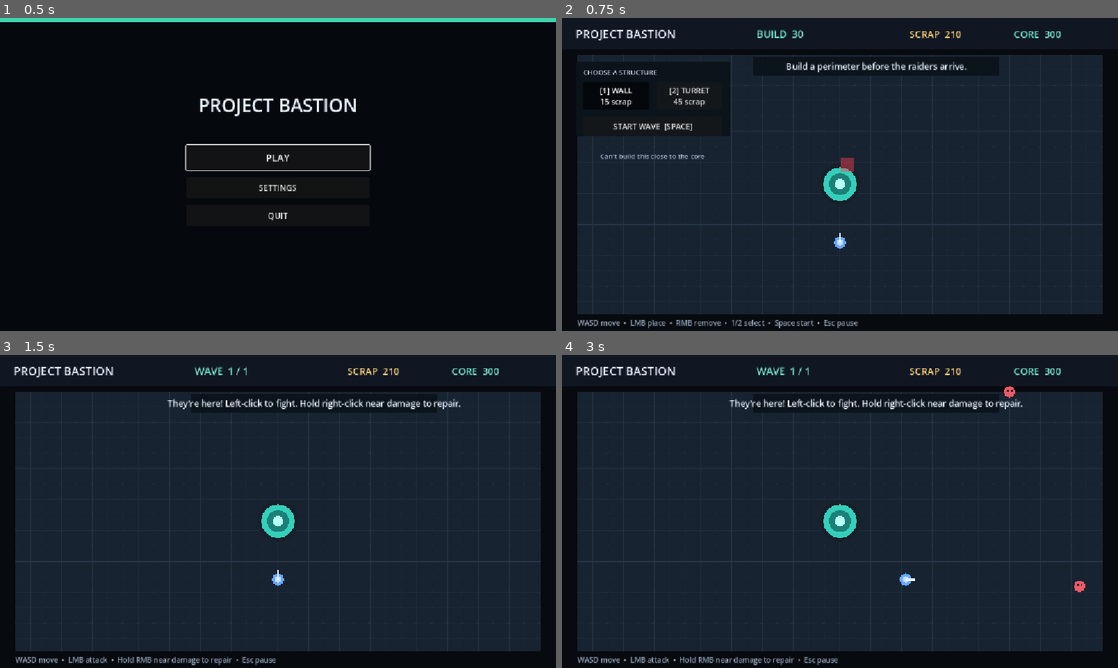
Above: before the commit, frames 1-4 (two rows, left to right).
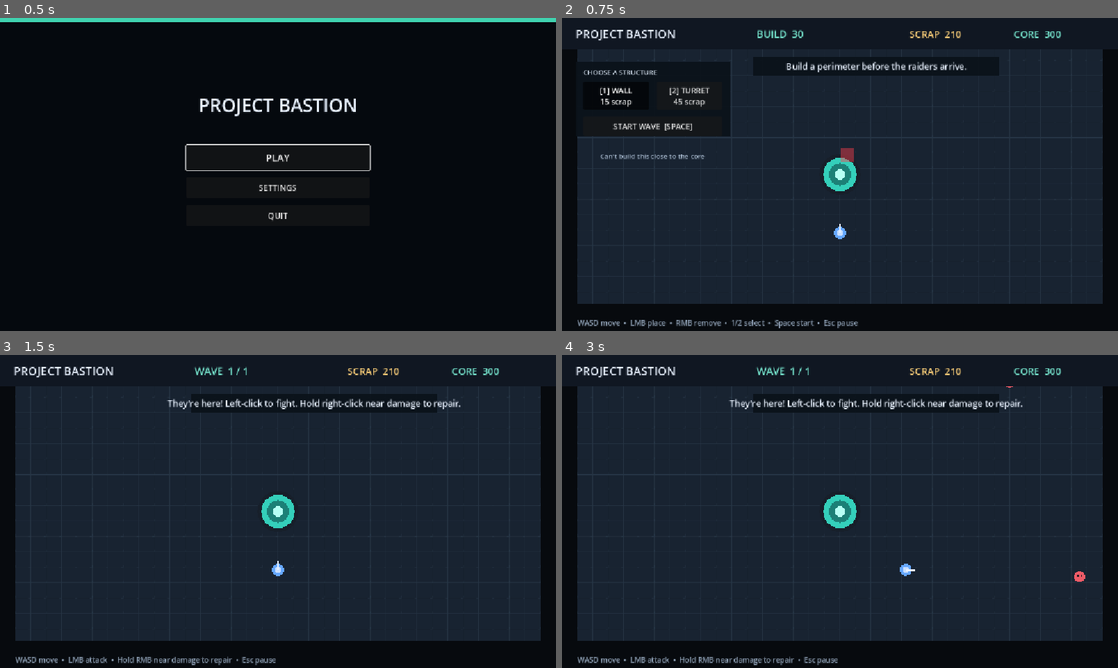
Above: after the commit, the same moments.

Repository: JarredTD/ProjectBastion
Game: Godot game, scene res://scenes/ui/main_menu.tscn
Two runs of this game, one before a commit and one after it. Both use one fixed random seed, a clock stepped at 60 frames per second and the inputs below. Sound files missing from this copy of the repository are replaced by a short silence.
Inputs (mouse positions are in pixels of both pictures, inside the frame that each line leads up to):
- Up to frame 1 (0.5 s): no input
- Up to frame 2 (0.75 s): click "PLAY" at 0.5 s
- Up to frame 3 (1.5 s): click "START WAVE [SPACE]" at 1.25 s
- Up to frame 4 (3 s): tap Enter at 2, 2.75 s; move the mouse to (962, 495) at 2.02 s; hold D (move_right) 2.03-2.75 s; tap R at 2.1 s; click (962, 495) at 2.17 s; tap Space at 2.27 s; drag from (728, 527) to (812, 574) at 2.77 s

Frame 1 is identical in both runs. In frame 2, 5.6% of the frame differs, in the area x 2-98%, y 10-95%; in frame 3, 5.5%; in frame 4, 5.7%.

Commit message:
feat: add player follow camera

Diff:
--- a/main.tscn
+++ b/main.tscn
@@ -1,41 +1,50 @@
-[gd_scene load_steps=8 format=3]
+[gd_scene format=3 uid="uid://ewyrlboceii2"]
 
-[ext_resource type="Script" path="res://scripts/main.gd" id="1_main"]
+[ext_resource type="Script" uid="uid://dhdkqaf1g121j" path="res://scripts/main.gd" id="1_main"]
 [ext_resource type="PackedScene" path="res://scenes/ui/hud.tscn" id="2_hud"]
 [ext_resource type="PackedScene" path="res://scenes/world.tscn" id="3_world"]
 [ext_resource type="PackedScene" path="res://scenes/actors/player.tscn" id="4_player"]
-[ext_resource type="Script" path="res://scripts/managers/build_manager.gd" id="5_build"]
-[ext_resource type="Script" path="res://scripts/managers/wave_director.gd" id="6_wave"]
+[ext_resource type="Script" uid="uid://bxu05fgul5c27" path="res://scripts/managers/build_manager.gd" id="5_build"]
+[ext_resource type="Script" uid="uid://bpp67b2omfukg" path="res://scripts/managers/wave_director.gd" id="6_wave"]
 [ext_resource type="PackedScene" path="res://scenes/ui/pause_menu.tscn" id="7_pause"]
+[ext_resource type="Script" uid="uid://cdofvg1fqjmn0" path="res://scripts/camera_rig.gd" id="8_camera"]
 
-[node name="ProjectBastion" type="Node2D"]
+[node name="ProjectBastion" type="Node2D" unique_id=170590304]
 script = ExtResource("1_main")
 
-[node name="World" parent="." instance=ExtResource("3_world")]
+[node name="World" parent="." unique_id=1106413799 instance=ExtResource("3_world")]
 
-[node name="Actors" type="Node2D" parent="."]
+[node name="Actors" type="Node2D" parent="." unique_id=1317909304]
 
-[node name="Structures" type="Node2D" parent="Actors"]
+[node name="Structures" type="Node2D" parent="Actors" unique_id=781623430]
 
-[node name="Enemies" type="Node2D" parent="Actors"]
+[node name="Enemies" type="Node2D" parent="Actors" unique_id=1620340259]
 
-[node name="Player" parent="Actors" instance=ExtResource("4_player")]
+[node name="Player" parent="Actors" unique_id=1290526348 instance=ExtResource("4_player")]
 
-[node name="BuildManager" type="Node2D" parent="."]
+[node name="CameraRig" type="Node2D" parent="." unique_id=605516424]
+script = ExtResource("8_camera")
+
+[node name="Camera2D" type="Camera2D" parent="CameraRig" unique_id=1384312633]
+limit_smoothed = true
+position_smoothing_enabled = true
+position_smoothing_speed = 6.0
+
+[node name="BuildManager" type="Node2D" parent="." unique_id=113779636]
 script = ExtResource("5_build")
 world_path = NodePath("../World")
 structures_path = NodePath("../Actors/Structures")
 
-[node name="Preview" type="Polygon2D" parent="BuildManager"]
+[node name="Preview" type="Polygon2D" parent="BuildManager" unique_id=649886226]
 z_index = 5
+color = Color(0.25, 0.9, 0.68, 0.45)
 polygon = PackedVector2Array(-14, -14, 14, -14, 14, 14, -14, 14)
-color = Color(0.25, 0.9, 0.68, 0.45)
 
-[node name="WaveDirector" type="Node" parent="."]
+[node name="WaveDirector" type="Node" parent="." unique_id=458562232]
 script = ExtResource("6_wave")
 enemies_path = NodePath("../Actors/Enemies")
 world_path = NodePath("../World")
 
-[node name="Hud" parent="." instance=ExtResource("2_hud")]
+[node name="Hud" parent="." unique_id=1723289964 instance=ExtResource("2_hud")]
 
-[node name="PauseMenu" parent="." instance=ExtResource("7_pause")]
+[node name="PauseMenu" parent="." unique_id=1479893818 instance=ExtResource("7_pause")]
--- a/scenes/actors/player.tscn
+++ b/scenes/actors/player.tscn
@@ -6,7 +6,6 @@
 radius = 12.0
 
 [node name="Player" type="CharacterBody2D"]
-position = Vector2(576, 465)
 collision_layer = 1
 collision_mask = 4
 script = ExtResource("1_player")
--- a/scenes/world.tscn
+++ b/scenes/world.tscn
@@ -24,6 +24,9 @@
 texture_repeat = 2
 texture = ExtResource("2_grid")
 stretch_mode = 1
+
+[node name="PlayerStart" type="Marker2D" parent="."]
+position = Vector2(576, 465)
 
 [node name="Core" type="Node2D" parent="."]
 position = Vector2(576, 344)
--- a/scripts/actors/player.gd
+++ b/scripts/actors/player.gd
@@ -7,6 +7,7 @@
 var controls_enabled := true
 var combat_enabled := false
 var movement_bounds := Rect2()
+var start_position := Vector2.ZERO
 
 @onready var attack_timer: Timer = %AttackTimer
 @onready var flash_timer: Timer = %FlashTimer
@@ -16,9 +17,11 @@
 func _ready() -> void:
 	flash_timer.timeout.connect(func() -> void: attack_flash.visible = false)
 
-## Gives the player the part of the world they are allowed to move through.
-func configure(arena_bounds: Rect2) -> void:
+## Gives the player their movement bounds and authored starting point.
+func configure(arena_bounds: Rect2, spawn_position: Vector2) -> void:
 	movement_bounds = arena_bounds
+	start_position = spawn_position
+	reset()
 
 ## Reads movement input and moves the character through physics.
 func _physics_process(_delta: float) -> void:
@@ -70,7 +73,7 @@
 
 ## Returns the player to their starting point for a new run.
 func reset() -> void:
-	global_position = Vector2(576.0, 465.0)
+	global_position = start_position
 	rotation = 0.0
 	velocity = Vector2.ZERO
 	controls_enabled = true
--- /dev/null
+++ b/scripts/camera_rig.gd
@@ -0,0 +1,32 @@
+extends Node2D
+
+@onready var camera: Camera2D = $Camera2D
+
+var target: Node2D
+
+## Assigns the follow target and keeps the camera inside the authored arena.
+func configure(follow_target: Node2D, world_bounds: Rect2) -> void:
+	target = follow_target
+	camera.limit_left = floori(world_bounds.position.x)
+	camera.limit_top = floori(world_bounds.position.y)
+	camera.limit_right = ceili(world_bounds.end.x)
+	camera.limit_bottom = ceili(world_bounds.end.y)
+	snap_to_target()
+
+## Moves the rig to the player while Camera2D smooths the rendered view.
+func _process(_delta: float) -> void:
+	if is_instance_valid(target):
+		global_position = target.global_position
+
+## Immediately recenters after a reset or teleport.
+func snap_to_target() -> void:
+	if not is_instance_valid(target):
+		return
+	global_position = target.global_position
+	camera.reset_smoothing()
+
+## Reports whether a world point is currently inside the camera view.
+func is_world_position_visible(world_position: Vector2) -> bool:
+	var half_view := get_viewport_rect().size * 0.5 / camera.zoom
+	var view_center := camera.get_screen_center_position()
+	return Rect2(view_center - half_view, half_view * 2.0).has_point(world_position)
--- a/scripts/main.gd
+++ b/scripts/main.gd
@@ -8,6 +8,7 @@
 
 @onready var player: CharacterBody2D = $Actors/Player
 @onready var world: Node2D = $World
+@onready var camera_rig: Node2D = $CameraRig
 @onready var build_manager: Node2D = $BuildManager
 @onready var wave_director: Node = $WaveDirector
 @onready var hud: CanvasLayer = $Hud
@@ -16,7 +17,8 @@
 ## Wires the scene together once every child is ready.
 func _ready() -> void:
 	Audio.play_music(Audio.MusicState.BUILD)
-	player.configure(world.arena_rect())
+	player.configure(world.arena_rect(), world.player_start_position())
+	camera_rig.configure(player, world.arena_rect())
 	hud.configure(state, build_manager.definitions)
 	hud.build_selected.connect(select_building)
 	hud.wave_start_requested.connect(start_defense)
@@ -44,13 +46,14 @@
 	if event is InputEventKey and event.pressed and not event.echo:
 		handle_key(event.keycode)
 	elif event is InputEventMouseButton and event.pressed:
+		var mouse_position := get_global_mouse_position()
 		if event.button_index == MOUSE_BUTTON_LEFT:
 			if state.phase == GameState.Phase.BUILD:
-				build_manager.try_place(event.position)
+				build_manager.try_place(mouse_position)
 			elif state.phase == GameState.Phase.DEFEND:
-				player.try_attack(event.position)
+				player.try_attack(mouse_position)
 		elif event.button_index == MOUSE_BUTTON_RIGHT and state.phase == GameState.Phase.BUILD:
-			build_manager.try_remove(event.position)
+			build_manager.try_remove(mouse_position)
 
 ## Handles shortcuts that should work alongside the clickable HUD controls.
 func handle_key(keycode: Key) -> void:
@@ -103,6 +106,7 @@
 	build_manager.reset()
 	state.reset()
 	player.reset()
+	camera_rig.snap_to_target()
 	repair_sound_cooldown = 0.0
 	Audio.play_music(Audio.MusicState.BUILD)
 
--- a/scripts/managers/build_manager.gd
+++ b/scripts/managers/build_manager.gd
@@ -40,7 +40,7 @@
 	if not definitions_valid:
 		return
 	var state: GameState = game.state
-	var mouse_position := get_viewport().get_mouse_position()
+	var mouse_position := get_global_mouse_position()
 	preview.visible = state.phase == GameState.Phase.BUILD and world.arena_rect().has_point(mouse_position) and not pointer_is_over_ui()
 	if not preview.visible:
 		set_hover_hint("")
@@ -117,7 +117,7 @@
 	placed_definitions.clear()
 	preview.visible = definitions_valid
 
-## Converts a screen-space pointer position into a grid cell.
+## Converts a world-space pointer position into a grid cell.
 func cell_from_position(mouse_position: Vector2) -> Vector2i:
 	return Vector2i(floori(mouse_position.x / GameConfig.GRID_SIZE), floori(mouse_position.y / GameConfig.GRID_SIZE))
 
--- a/scripts/world_view.gd
+++ b/scripts/world_view.gd
@@ -20,6 +20,10 @@
 func core_position() -> Vector2:
 	return $Core.global_position
 
+## Returns the authored starting position for the player.
+func player_start_position() -> Vector2:
+	return $PlayerStart.global_position
+
 ## Collects the world positions of every authored enemy spawn marker.
 func spawn_positions() -> Array[Vector2]:
 	var positions: Array[Vector2] = []
Not shown, added: scripts/camera_rig.gd.uid
